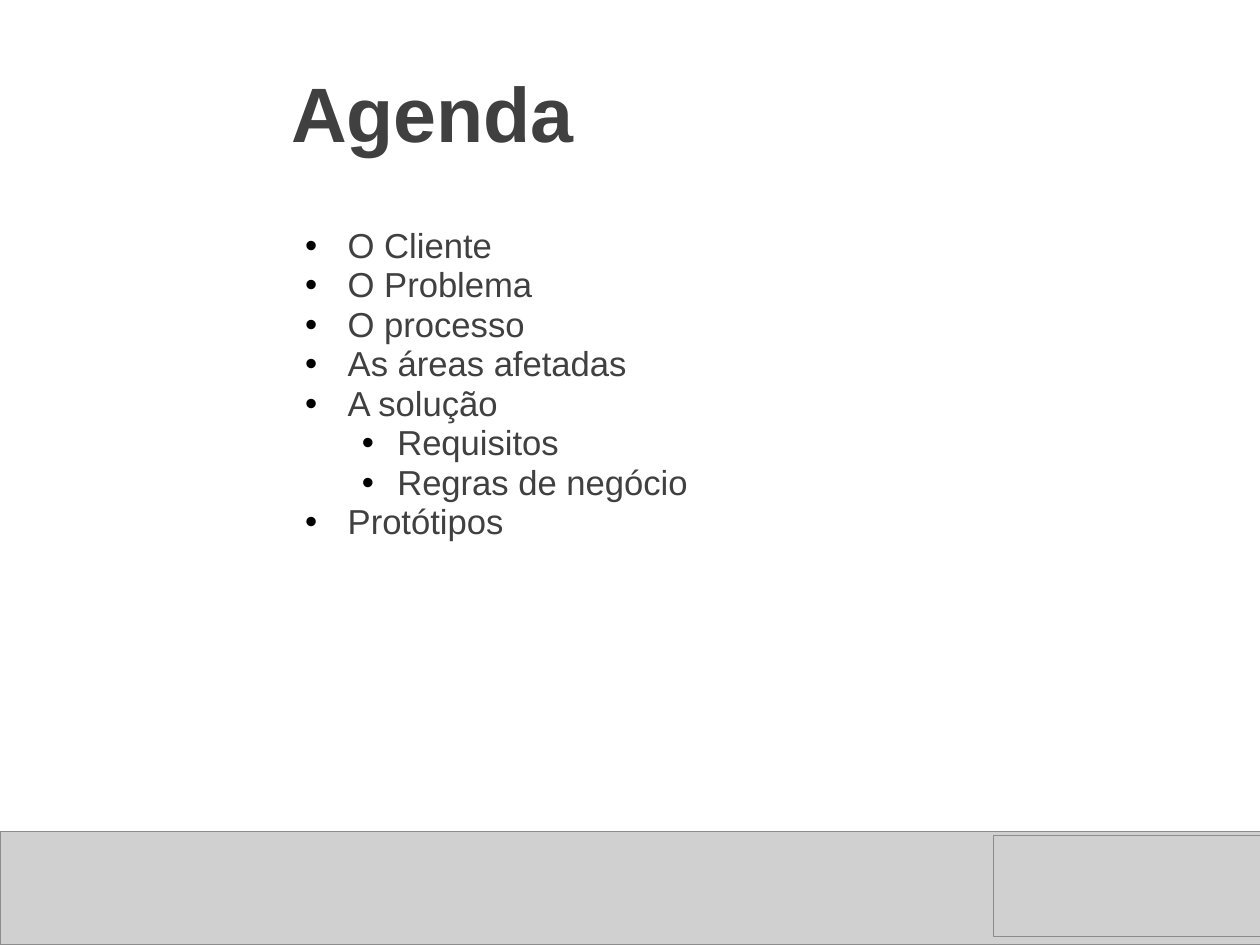
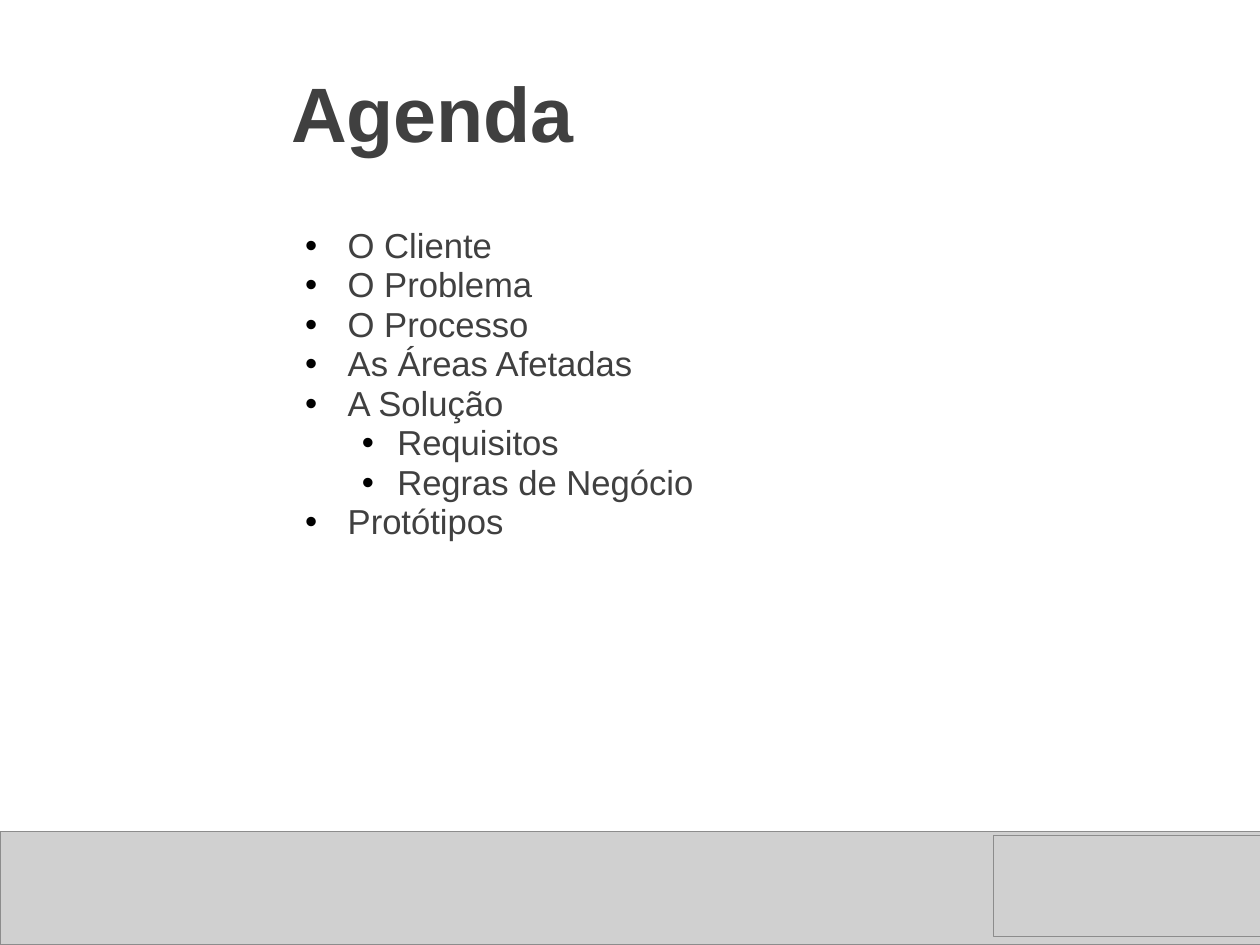
Before and after one commit to thiagoalvsantos/sabrh, a slide deck: slide 2 of Concepção/projeto_final_sabrh_apresentacao_proposta.ppt. Drawn at 1260x945 pixels with LibreOffice and Linux fonts; fonts in the diff are those of the drawing; grey boxes stand for pictures; background and template pictures are left out. Boxes give left, top, right and bottom in pixels: in the first picture for what was removed or moved away, otherwise in the second. Text is boxed around its words. In the diff, an @@ line names an element or a change of style, - is before the commit and + after.

```diff
--- a/Concepção/projeto_final_sabrh_apresentacao_proposta.ppt
+++ b/Concepção/projeto_final_sabrh_apresentacao_proposta.ppt
@@ text at bbox=[348, 313, 633, 423]: text changed @@
-  • O processo
-  • As áreas afetadas
-  • A solução
+  • O Processo
+  • As Áreas Afetadas
+  • A Solução
@@ text at bbox=[397, 469, 693, 502]: text changed @@
-    • Regras de negócio
+    • Regras de Negócio
```
Also in this commit, not shown: 3 other slides changed, 4 slides added, 1 slide removed, 1 other file.
